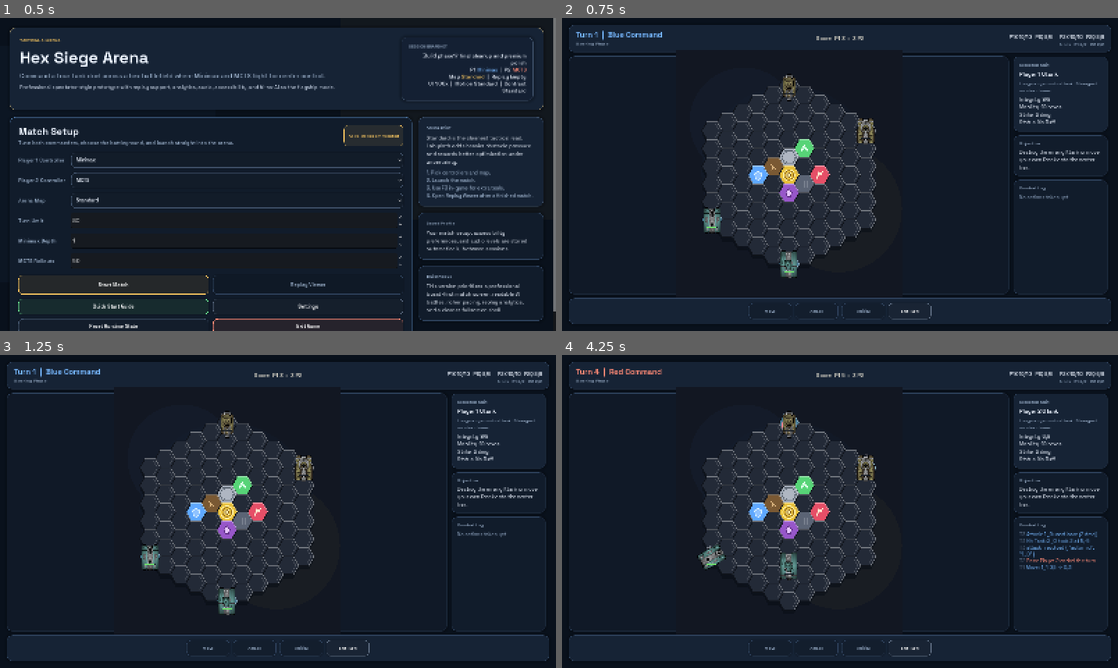
Above: before the commit, frames 1-4 (two rows, left to right).
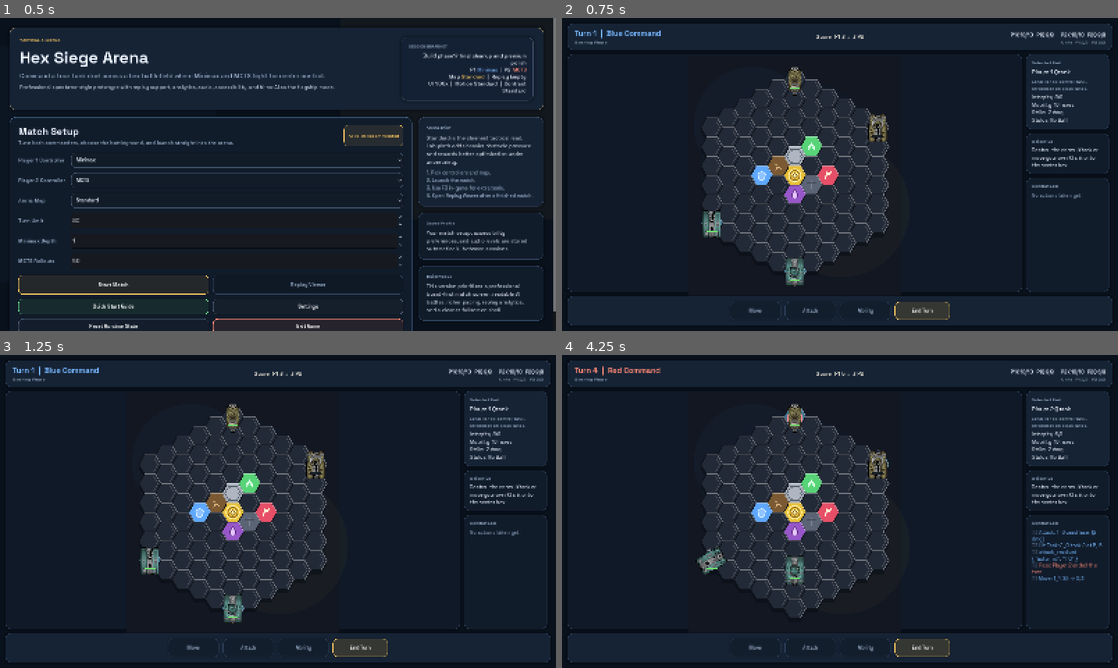
Above: after the commit, the same moments.

Repository: Arvi-Saleque/Hex-Siege-Arena
Game: Godot game, scene res://scenes/boot/boot.tscn
Two runs of this game, one before a commit and one after it. Both use one fixed random seed, a clock stepped at 60 frames per second and the inputs below. Sound files missing from this copy of the repository are replaced by a short silence.
Inputs (mouse positions are in pixels of both pictures, inside the frame that each line leads up to):
- Up to frame 1 (0.5 s): no input
- Up to frame 2 (0.75 s): click "Start Match" at 0.5 s
- Up to frame 3 (1.25 s): no input
- Up to frame 4 (4.25 s): click "End Turn" at 1.25 s; tap Enter at 2 s; move the mouse to (962, 495) at 2.02 s; tap M at 2.1 s; click (962, 495) at 2.17 s; tap Space at 2.27, 3.02, 3.5 s; move the mouse to (728, 527) at 2.77 s; hold A 2.78-3.53 s; tap P at 2.85 s; move the mouse to (895, 442) at 3.52 s; tap Z at 3.6 s

Frame 1 is identical in both runs. In frame 2, 12% of the frame differs, in the area x 1-99%, y 1-99%; in frame 3, 12%; in frame 4, 12%.

Commit message:
ui: complete board-first match layout pass

Diff:
--- a/scripts/board/board_debug_view.gd
+++ b/scripts/board/board_debug_view.gd
@@ -355,7 +355,7 @@
 		max_x = maxf(max_x, center.x)
 		max_y = maxf(max_y, center.y)
 
-	return Vector2((max_x - min_x) + hex_size * 4.4, (max_y - min_y) + hex_size * 5.2)
+	return Vector2((max_x - min_x) + hex_size * 3.1, (max_y - min_y) + hex_size * 3.8)
 
 
 func _active_board() -> BoardState:
@@ -446,7 +446,7 @@
 			min_y = minf(min_y, center.y)
 			max_x = maxf(max_x, center.x)
 			max_y = maxf(max_y, center.y)
-		used_rect = Rect2(Vector2(min_x - 120.0, min_y - 120.0), Vector2((max_x - min_x) + 240.0, (max_y - min_y) + 260.0))
+		used_rect = Rect2(Vector2(min_x - 72.0, min_y - 72.0), Vector2((max_x - min_x) + 144.0, (max_y - min_y) + 168.0))
 
 	draw_rect(used_rect, Color("121722"))
 	draw_circle(used_rect.position + Vector2(used_rect.size.x * 0.3, used_rect.size.y * 0.28) + _shake_offset, 180.0, Color(0.2, 0.32, 0.48, 0.08))
--- a/scripts/ui/match_root.gd
+++ b/scripts/ui/match_root.gd
@@ -88,10 +88,10 @@
 
 	var root_margin := MarginContainer.new()
 	root_margin.set_anchors_and_offsets_preset(Control.PRESET_FULL_RECT)
-	root_margin.add_theme_constant_override("margin_left", 20)
-	root_margin.add_theme_constant_override("margin_top", 20)
-	root_margin.add_theme_constant_override("margin_right", 20)
-	root_margin.add_theme_constant_override("margin_bottom", 20)
+	root_margin.add_theme_constant_override("margin_left", 16)
+	root_margin.add_theme_constant_override("margin_top", 16)
+	root_margin.add_theme_constant_override("margin_right", 16)
+	root_margin.add_theme_constant_override("margin_bottom", 16)
 	add_child(root_margin)
 
 	var root_layout := VBoxContainer.new()
@@ -101,7 +101,7 @@
 	root_margin.add_child(root_layout)
 
 	var top_panel := _make_panel_card(COLOR_BORDER, COLOR_SURFACE_ALT)
-	top_panel.custom_minimum_size = Vector2(0, 78)
+	top_panel.custom_minimum_size = Vector2(0, 74)
 	root_layout.add_child(top_panel)
 	var top_margin := _wrap_panel_content(top_panel, 18, 12)
 	var top_bar := HBoxContainer.new()
@@ -155,14 +155,14 @@
 	var content := HBoxContainer.new()
 	content.size_flags_horizontal = Control.SIZE_EXPAND_FILL
 	content.size_flags_vertical = Control.SIZE_EXPAND_FILL
-	content.add_theme_constant_override("separation", 14)
+	content.add_theme_constant_override("separation", 12)
 	root_layout.add_child(content)
 
 	var board_frame := _make_panel_card(COLOR_BORDER, Color("101927"))
 	board_frame.size_flags_horizontal = Control.SIZE_EXPAND_FILL
 	board_frame.size_flags_vertical = Control.SIZE_EXPAND_FILL
 	content.add_child(board_frame)
-	var board_margin := _wrap_panel_content(board_frame, 8, 8)
+	var board_margin := _wrap_panel_content(board_frame, 4, 4)
 	var board_surface := Control.new()
 	board_surface.size_flags_horizontal = Control.SIZE_EXPAND_FILL
 	board_surface.size_flags_vertical = Control.SIZE_EXPAND_FILL
@@ -182,13 +182,13 @@
 	_board_holder.add_child(_board_view)
 
 	var side_scroll := ScrollContainer.new()
-	side_scroll.custom_minimum_size = Vector2(280, 0)
+	side_scroll.custom_minimum_size = Vector2(248, 0)
 	side_scroll.size_flags_vertical = Control.SIZE_EXPAND_FILL
 	side_scroll.horizontal_scroll_mode = ScrollContainer.SCROLL_MODE_DISABLED
 	content.add_child(side_scroll)
 
 	var side_rail := VBoxContainer.new()
-	side_rail.custom_minimum_size = Vector2(270, 0)
+	side_rail.custom_minimum_size = Vector2(238, 0)
 	side_rail.size_flags_vertical = Control.SIZE_EXPAND_FILL
 	side_rail.add_theme_constant_override("separation", 12)
 	side_scroll.add_child(side_rail)
@@ -354,11 +354,11 @@
 	_mini_board_holder.add_child(_mini_board_view)
 
 	var bottom_panel := _make_panel_card(COLOR_BORDER, COLOR_SURFACE_ALT)
-	bottom_panel.custom_minimum_size = Vector2(0, 74)
+	bottom_panel.custom_minimum_size = Vector2(0, 84)
 	root_layout.add_child(bottom_panel)
-	var bottom_margin := _wrap_panel_content(bottom_panel, 16, 12)
+	var bottom_margin := _wrap_panel_content(bottom_panel, 16, 14)
 	var bottom_row := HBoxContainer.new()
-	bottom_row.add_theme_constant_override("separation", 12)
+	bottom_row.add_theme_constant_override("separation", 14)
 	bottom_margin.add_child(bottom_row)
 
 	var left_spacer := Control.new()
@@ -366,28 +366,28 @@
 	bottom_row.add_child(left_spacer)
 
 	var controls_row := HBoxContainer.new()
-	controls_row.add_theme_constant_override("separation", 10)
+	controls_row.add_theme_constant_override("separation", 12)
 	bottom_row.add_child(controls_row)
 
 	_move_button = _make_action_button("Move", COLOR_GREEN)
-	_move_button.custom_minimum_size = Vector2(124, 40)
+	_move_button.custom_minimum_size = Vector2(146, 48)
 	_move_button.pressed.connect(_on_move_mode_pressed)
 	_wire_button_audio(_move_button)
 	controls_row.add_child(_move_button)
 
 	_attack_button = _make_action_button("Attack", COLOR_ATTACK)
-	_attack_button.custom_minimum_size = Vector2(124, 40)
+	_attack_button.custom_minimum_size = Vector2(146, 48)
 	_attack_button.pressed.connect(_on_attack_mode_pressed)
 	_wire_button_audio(_attack_button)
 	controls_row.add_child(_attack_button)
 
 	_ability_button = _make_action_button("Ability", COLOR_GOLD)
-	_ability_button.custom_minimum_size = Vector2(124, 40)
+	_ability_button.custom_minimum_size = Vector2(146, 48)
 	_ability_button.disabled = true
 	controls_row.add_child(_ability_button)
 
-	_pass_button = _make_action_button("End Turn", COLOR_BORDER.lightened(0.22))
-	_pass_button.custom_minimum_size = Vector2(124, 40)
+	_pass_button = _make_action_button("End Turn", COLOR_GOLD)
+	_pass_button.custom_minimum_size = Vector2(158, 48)
 	_pass_button.pressed.connect(_on_pass_pressed)
 	_wire_button_audio(_pass_button)
 	controls_row.add_child(_pass_button)
@@ -510,15 +510,15 @@
 func _make_action_button(text_value: String, accent_color: Color) -> Button:
 	var button := Button.new()
 	button.text = text_value
-	button.custom_minimum_size = Vector2(0, 32)
+	button.custom_minimum_size = Vector2(0, 40)
 	button.size_flags_horizontal = Control.SIZE_EXPAND_FILL
 	button.focus_mode = Control.FOCUS_NONE
-	button.add_theme_stylebox_override("normal", _button_style(accent_color, 0.10))
-	button.add_theme_stylebox_override("hover", _button_style(accent_color, 0.18))
-	button.add_theme_stylebox_override("pressed", _button_style(accent_color, 0.24))
+	button.add_theme_stylebox_override("normal", _button_style(accent_color, 0.16))
+	button.add_theme_stylebox_override("hover", _button_style(accent_color, 0.24))
+	button.add_theme_stylebox_override("pressed", _button_style(accent_color, 0.31))
 	button.add_theme_stylebox_override("disabled", _button_style(COLOR_BORDER, 0.04))
 	button.add_theme_font_override("font", FONT_SEMIBOLD)
-	button.add_theme_font_size_override("font_size", 12)
+	button.add_theme_font_size_override("font_size", 14)
 	button.add_theme_color_override("font_color", Color.WHITE)
 	button.add_theme_color_override("font_disabled_color", COLOR_TEXT_MUTED)
 	return button
@@ -924,6 +924,7 @@
 	_action_mode = ""
 	_selected_actor_id = ""
 	_presentation_locked = false
+	_debug_visible = false
 	if _board_view != null:
 		_board_view.clear_transient_effects()
 	AppState.last_action_explanation = ActionExplanation.new()
@@ -1364,9 +1365,9 @@
 	var visual_size: Vector2 = _board_view.get_board_visual_size()
 	var width_scale: float = holder_size.x / maxf(visual_size.x, 1.0)
 	var height_scale: float = holder_size.y / maxf(visual_size.y, 1.0)
-	var scale_factor: float = clampf(minf(width_scale, height_scale), 0.68, 1.45)
+	var scale_factor: float = clampf(minf(width_scale, height_scale), 0.82, 1.72)
 	_board_view.scale = Vector2.ONE * scale_factor
-	_board_view.position = Vector2(holder_size.x * 0.5, holder_size.y * 0.5)
+	_board_view.position = Vector2(holder_size.x * 0.5, holder_size.y * 0.51)
 
 
 func _reset_sidebar_scroll() -> void:
Not shown, changed: update.md
